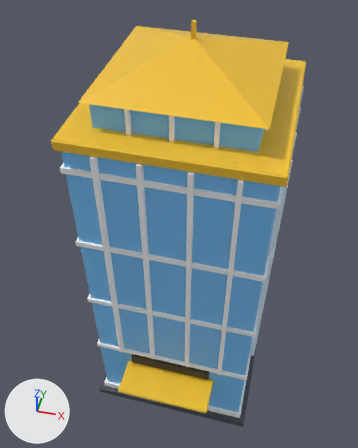
What one commit did to the Blender file art/blender/investors.blend.
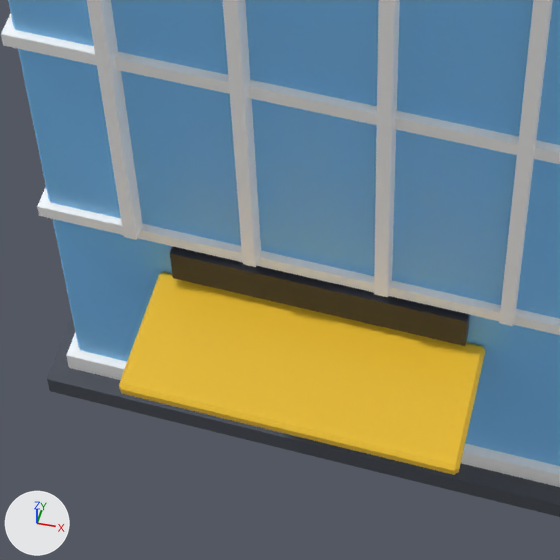
There are two pictures of each version: one whole from a 50 mm camera at (2.89, -12.97, 21.41) aimed at (-0.37, -0.16, 8.48), one close up on the part from 24% to 65% of the width and 65% to 97% of the height. Lighting does not change. The marker at lower left points along +X, +Y and +Z. The first two pictures are the older version.

The older version as bpy lines, for what is in view:
```python
me_investors = bpy.data.meshes.new('investors')
me_investors.from_pydata(...)  # 407 vertices, 323 faces; spans x -3.3..3.3, y -4.4..3.3, z 0.0..16.0
# faces by material slot: [6, 20, 198, 93, 6]
me_investors.materials.append(mat_pal_asphalt)  # greyish blue #4a4f59
me_investors.materials.append(mat_pal_clear_blue)  # blue #7cc8ff
me_investors.materials.append(mat_pal_white)  # white #ffffff
me_investors.materials.append(mat_pal_sun_yellow)  # yellow #f4c430
me_investors.materials.append(mat_pal_glass)  # blue #bfe6ff
me_sign_board = bpy.data.meshes.new('sign_board')
me_sign_board.from_pydata(...)  # a box spanning x -1.6..1.6, y -3.14..-3.0, z 3.05..3.55
me_sign_board.materials.append(mat_pal_night)  # dark blue #1f2430
ob_investors = bpy.data.objects.new('investors', me_investors)
ob_investors.location = (0.0, 0.0, 0.0)
ob_sign_board = bpy.data.objects.new('sign_board', me_sign_board)
ob_sign_board.location = (0.0, 0.0, 0.0)
```
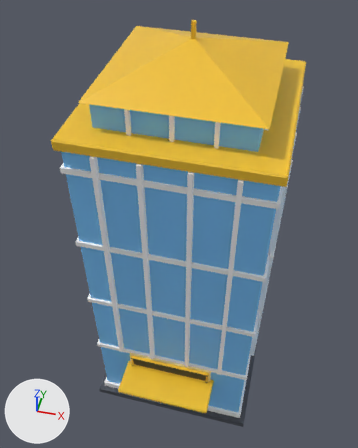
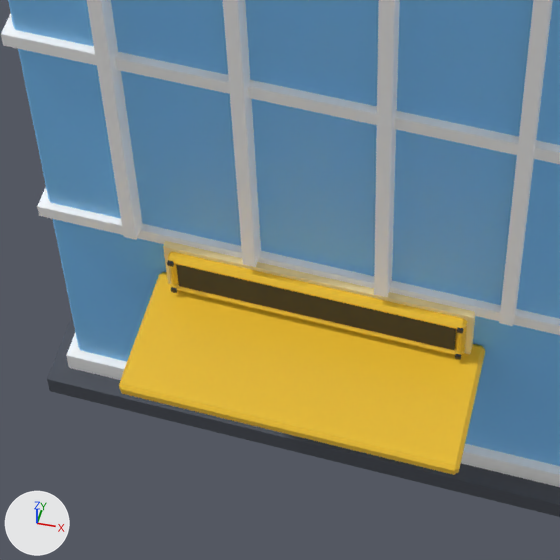
The change, as a diff of the scene's bpy script:
```diff
--- a/art/blender/investors.blend.py
+++ b/art/blender/investors.blend.py
@@ mat_pal_glow @@
+mat_pal_glow = principled_material('pal_glow')
+mat_pal_glow.base_color = (1.0, 0.815, 0.392)  # beige #ffe9a8
@@ me_sign_board @@
 # used by ob_sign_board; location = (0.0, 0.0, 0.0)
-me_sign_board.from_pydata(...)  # 8 vertices, 6 faces; spans x -1.6..1.6, y -3.14..-3.0, z 3.05..3.55
+me_sign_board.from_pydata(...)  # 8 vertices, 6 faces; spans x -1.5..1.5, y -3.23..-3.19, z 3.08..3.52
+# me_sign_board part 1: the whole mesh is scaled about its middle by (0.937, 0.286, 0.88), then moved by (0.0, -0.14, 0.0)
 me_sign_board.materials.append(mat_pal_night)
@@ me_sign_frame @@
+me_sign_frame.from_pydata(...)  # 136 vertices, 140 faces; spans x -1.66..1.66, y -3.28..-3.0, z 2.92..3.68
+# faces by material slot: [110, 24, 6]
+me_sign_frame.materials.append(mat_pal_sun_yellow)  # yellow #f4c430
+me_sign_frame.materials.append(mat_pal_night)  # dark blue #1f2430
+me_sign_frame.materials.append(mat_pal_glow)  # beige #ffe9a8
@@ ob_sign_frame @@
+ob_sign_frame = bpy.data.objects.new('sign_frame', me_sign_frame)
+ob_sign_frame.location = (0.0, 0.0, 0.0)
```

Changed parts and their boxes (x1, y1, x2, y2) in the close-ups (560 x 560 px):
'sign_board', moved, rescaled (7% narrower, 14% shorter)
    before: (170, 246, 470, 346)
    after: (176, 264, 456, 350)
'sign_frame', added
    after: (163, 241, 475, 360)
    faces in mat_pal_sun_yellow (yellow #f4c430): (168, 252, 467, 355)
    faces in mat_pal_glow (beige #ffe9a8): (163, 241, 475, 354)
    faces in mat_pal_night (dark blue #1f2430): (167, 260, 463, 360)
